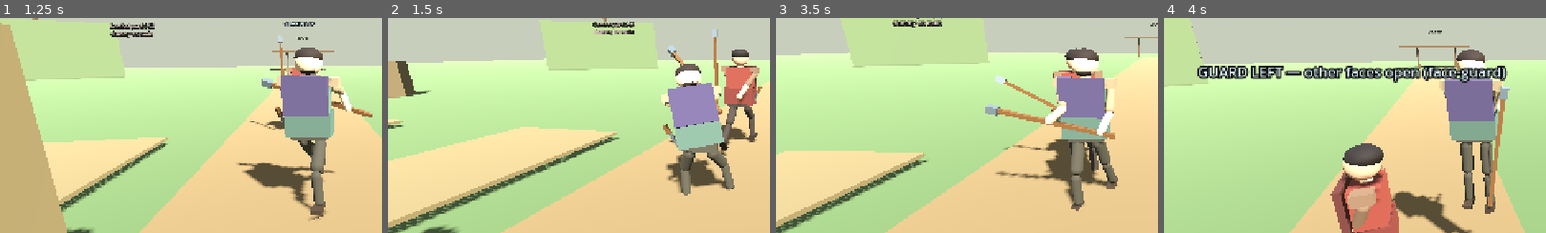
Above: before the commit, frames 1-4 (left to right).
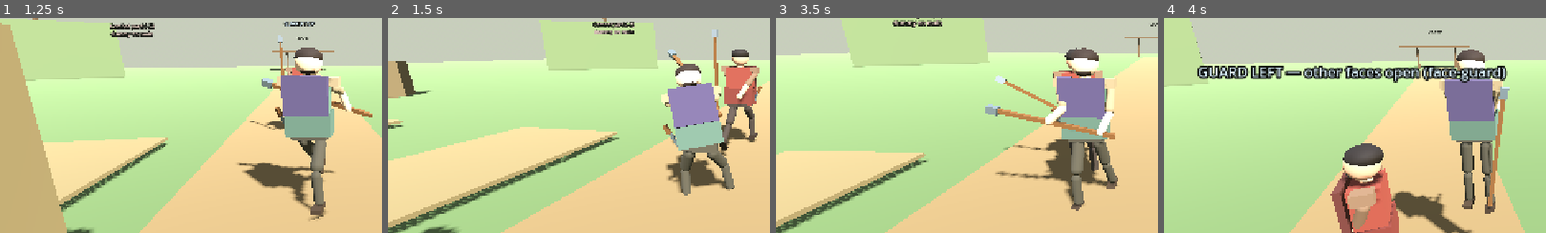
Above: after the commit, the same moments.

Repository: fortins4/devPlayground
Game: Godot game, scene res://scenes/main/main.tscn
Two runs of this game, one before a commit and one after it. Both use one fixed random seed, a clock stepped at 60 frames per second and the inputs below.
Inputs (mouse positions are % of the whole screen's width and height, from its top left):
- Up to frame 1 (1.25 s): tap Enter at 0.5 s; move the mouse to (55, 50) at 0.52 s; hold W (move_forward) from 0.53 s (still down); hold Right mouse button (attack_heavy) from 0.53 s (still down); click (55, 50) at 0.67 s; tap Space (jump) at 0.77 s
- Up to frame 2 (1.5 s): keep holding W (move_forward); move the mouse to (45, 50) at 1.27 s; release Right mouse button (attack_heavy) at 1.28 s; click (45, 50) at 1.35 s
- Up to frame 3 (3.5 s): keep holding W (move_forward); tap Space (jump) at 1.52, 3.02 s; move the mouse to (52, 48) at 2.02 s; hold H (band_toggle) 2.03-2.78 s; move the mouse to (49, 52) at 2.77 s; tap Ctrl (crouch) at 2.85 s; click (49, 52) at 2.92 s
- Up to frame 4 (4 s): keep holding W (move_forward); move the mouse to (57, 51) at 3.52 s; hold Q (cycle_weapon) from 3.53 s (still down); tap Space (jump) at 3.77 s
The pictures show only the part of the screen within x 1-51%, y 23-73%; the shares and areas given below are measured in that part.

Frame 1 is identical in both runs. In frame 2, 0.2% of the frame differs, in the area x 72-88%, y 12-58%; in frame 3, less than 0.1%; in frame 4, nothing differs.

Commit message:
fix(combat): restore charged continuous settle; keep hands on / head clear
676021c early-returned sync during the arc and seated spaced grips, but
finish could skip clearing lean additives when shaft-block re-engaged,
leaving a folded body and a zeroed goad seated behind the waist.

Always clear combat additives + reset Goad local on finish, then sync.
Space palms on charge wind-up, lift the overhead bar off the skull, and
seat continuous arcs (including top with height kept) so both hands stay on.

Diff:
--- a/scripts/characters/player/player_controller.gd
+++ b/scripts/characters/player/player_controller.gd
@@ -696,8 +696,13 @@
 		_bow_swing_off_the_chest(shaft)
 		_pull_shaft_into_reach(shaft)
 		_bow_swing_clear_of_body(shaft)
-	_grip_shaft_with(shaft, "right_arm", "right_forearm", 0.30)
-	_grip_shaft_with(shaft, "left_arm", "left_forearm", 0.24)
+	# Charged wind-up: spaced palms. Guard look keeps nearest-point grip.
+	if combat and combat.is_charging and not combat.is_attacking:
+		_grip_shaft_at_y(shaft, "right_arm", "right_forearm", 0.14)
+		_grip_shaft_at_y(shaft, "left_arm", "left_forearm", 0.46)
+	else:
+		_grip_shaft_with(shaft, "right_arm", "right_forearm", 0.30)
+		_grip_shaft_with(shaft, "left_arm", "left_forearm", 0.24)
 
 
 ## Look stick with camera pitch folded in. Mouse left (−X) = player left.
@@ -1011,9 +1016,9 @@
 	side.y = 0.0
 	side = side.normalized() if side.length_squared() > 0.0001 else Vector3(1.0, 0.0, 0.0)
 	var mid := r_arm.global_position.lerp(l_arm.global_position, 0.5)
-	var bar := mid + Vector3.UP * 0.56 + face * 0.08
+	var bar := mid + Vector3.UP * 0.62 + face * 0.18
 	# Never closer than a hand over the skull.
-	var crown_clear := head.global_position.y + 0.36
+	var crown_clear := head.global_position.y + 0.48
 	if bar.y < crown_clear:
 		bar.y = crown_clear
 	var right_pt := bar + side * 0.20
@@ -1526,12 +1531,19 @@
 	var cleared: Array = _slide_line_off_body(butt_w, tip_w)
 	butt_w = cleared[0]
 	tip_w = cleared[1]
-	# Charged side release: seat at the shoulders so spaced palms reach.
-	# Top keeps the key/slide line (overhead clear already).
-	if not overhead:
-		var seated: Array = _seat_charged_shaft_at_shoulders(butt_w, tip_w)
-		butt_w = seated[0]
-		tip_w = seated[1]
+	# Seat so spaced palms reach. Overhead restores its high end after seat.
+	var high_keep := maxf(butt_w.y, tip_w.y)
+	var seated: Array = _seat_charged_shaft_at_shoulders(butt_w, tip_w)
+	butt_w = seated[0]
+	tip_w = seated[1]
+	if overhead:
+		var drop := high_keep - maxf(butt_w.y, tip_w.y)
+		if drop > 0.0:
+			butt_w.y += drop
+			tip_w.y += drop
+		cleared = _slide_line_off_body(butt_w, tip_w)
+		butt_w = cleared[0]
+		tip_w = cleared[1]
 	var goad := _place_continuous_shaft(butt_w, tip_w)
 	if goad:
 		_grip_shaft_at_y(goad, "right_arm", "right_forearm", 0.14)
@@ -1705,11 +1717,12 @@
 		var p: Vector3 = butt_w.lerp(tip_w, float(i) / 17.0)
 		var hp: Vector3 = head.to_local(p)
 		var along := maxf(dir.dot(face), 0.35)
-		var head_r := 0.40 if absf(_swing_arc_aim.x) < 0.35 and _swing_arc_aim.y < -0.5 else 0.36
+		var overhead_slide := absf(_swing_arc_aim.x) < 0.35 and _swing_arc_aim.y < -0.5
+		var head_r := 0.46 if overhead_slide else 0.36
 		if hp.length() < head_r:
-			push = maxf(push, (head_r + 0.06 - hp.length()) / 0.40)
-		if hp.z > -0.22 and hp.length() < 0.58 and absf(hp.y) < 0.48:
-			push = maxf(push, (hp.z + 0.38) / along)
+			push = maxf(push, (head_r + 0.08 - hp.length()) / 0.40)
+		if hp.z > -0.28 and hp.length() < 0.62 and absf(hp.y) < 0.52:
+			push = maxf(push, (hp.z + 0.42) / along)
 		if hp.y < 0.14 and hp.y > -0.52 and hp.z > -0.16 and Vector2(hp.x, hp.z).length() < 0.30:
 			push = maxf(push, (hp.z + 0.30) / along)
 		var tp: Vector3 = torso.to_local(p)
@@ -1836,17 +1849,34 @@
 
 func _finish_goad_return() -> void:
 	## Jab and continuous shaft swings settle to the ready pose.
-	## Clearing held/tool_pose_active stops post-tween seat_goad_off_hand desync.
+	## Continuous placement zeros Goad local + leaves full-body lean additives.
+	## Always clear those before re-entering guard/charge, or the body stays
+	## folded and the stick seats behind the waist.
 	_swing_arc_live = false
 	_goad_swing_held = false
+	_swing_arc_interior = false
+	_shaft_xf_blend = false
+	_tool_root_drop = 0.0
+	_goad_grip_slide = 0.0
+	if locomotion:
+		locomotion.clear_combat_additives()
+		locomotion.set_root_drop(0.0)
+	if weapon_visual:
+		var goad_reset := weapon_visual.get_node_or_null("Goad") as Node3D
+		if goad_reset:
+			goad_reset.rotation = Vector3.ZERO
+			goad_reset.position = Vector3.ZERO
 	if combat and (combat.is_charging or combat.is_shaft_blocking):
 		_tool_pose_active = false
+		_sync_weapon_to_hand()
 		return
 	if combat == null or locomotion == null:
 		_tool_pose_active = false
+		_sync_weapon_to_hand()
 		return
 	_apply_tool_pose(ToolStrikePoses.tool_idle_pose(CombatSystem.Weapon.GOAD))
 	_tool_pose_active = false
+	_sync_weapon_to_hand()
 
 
 func _lerp_tool_pose(t: float, from_pose: Dictionary, to_pose: Dictionary) -> void:
